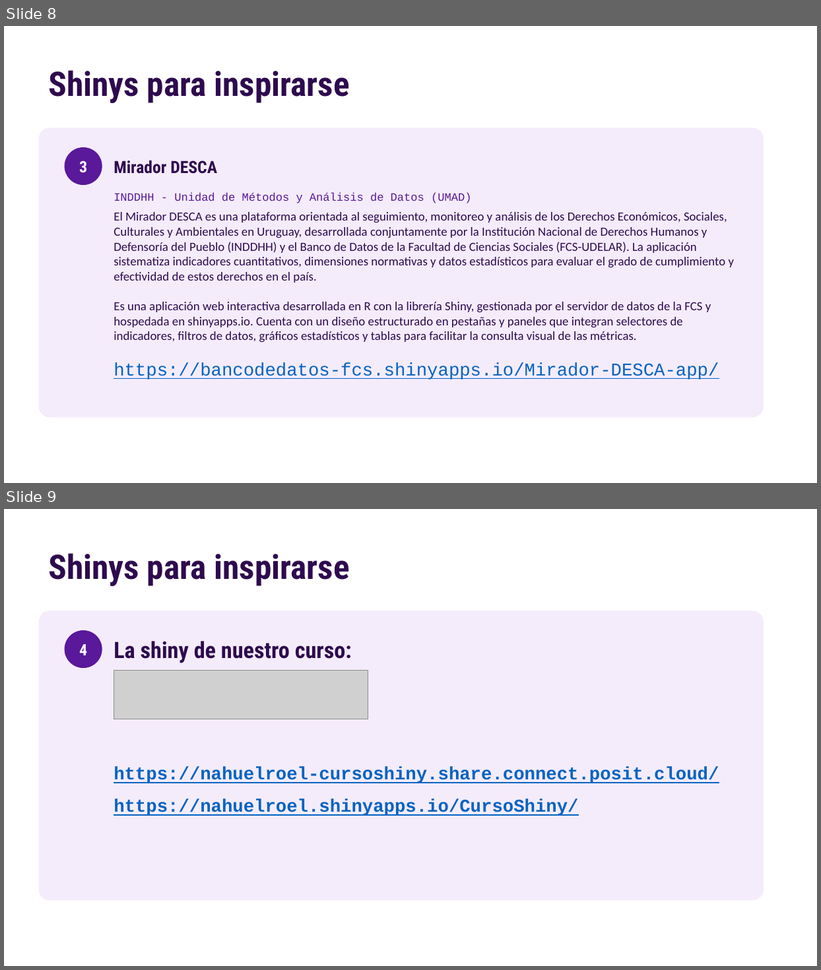
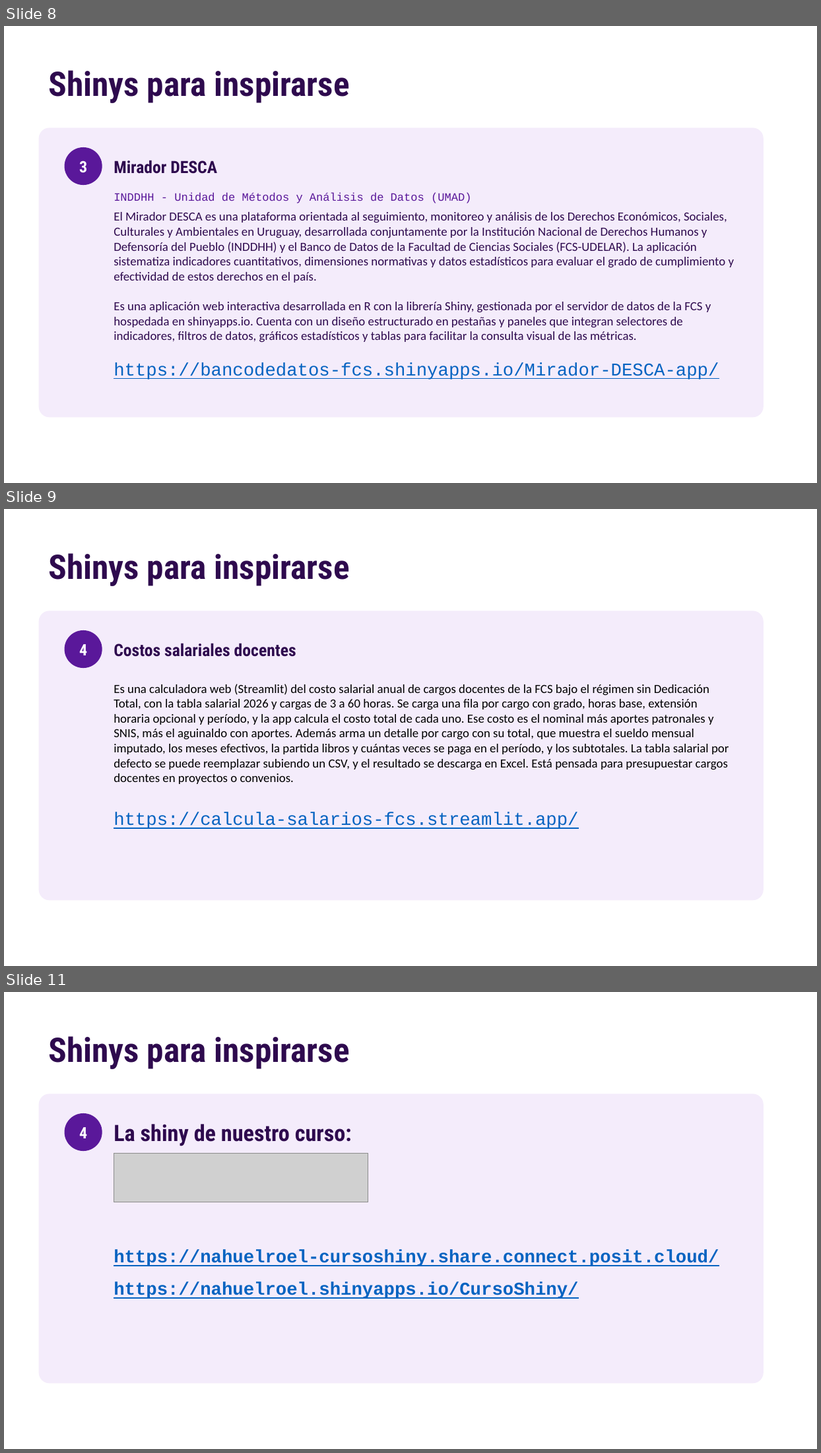
Before and after one commit to nahura99/visualizacion_datos_shiny, a slide deck: clase1/clase1.pptx. Shown one above the other, each under a label of ours: slides 8 and 9 before the commit, slides 8, 9 and 11 after it; the slides between them are not shown. The pictures are 821x970 and 821x1453 pixels, drawn with LibreOffice and Linux fonts; fonts in the diff are those of the drawing; grey boxes stand for pictures. Boxes give left, top, right and bottom in pixels: in the first picture for what was removed or moved away, otherwise in the second. Text is boxed around its words. In the diff, an @@ line names an element or a change of style, - is before the commit and + after.

```diff
--- a/clase1/clase1.pptx
+++ b/clase1/clase1.pptx
@@ slide 9 added at box(4, 509, 817, 966), background #FFFFFF @@
@@ text added at box(49, 553, 350, 586), 30 pt, text #2E0A4E, bold @@
+Shinys para inspirarse
@@ rounded rectangle added at box(39, 611, 762, 900), fill #F4ECFB, outline #F4ECFB 1 pt @@
@@ ellipse added at box(65, 631, 102, 667), fill #5A189A, outline #5A189A 1 pt @@
@@ text added at box(79, 644, 87, 656), 14 pt, text #FFFFFF, bold @@
+4
@@ text added at box(114, 643, 296, 657), 15 pt, text #2E0A4E, bold @@
+Costos salariales docentes
@@ text added at box(114, 684, 729, 784), 11 pt, text #000000 @@
+Es una calculadora web (Streamlit) del costo salarial anual de cargos docentes de la FCS bajo el régimen sin Dedicación Total, con la tabla salarial 2026 y cargas de 3 a 60 horas. Se carga una fila por cargo con grado, horas base, extensión horaria opcional y período, y la app calcula el costo total de cada uno. Ese costo es el nominal más aportes patronales y SNIS, más el aguinaldo con aportes. Además arma un detalle por cargo con su total, que muestra el sueldo mensual imputado, los meses efectivos, la partida libros y cuántas veces se paga en el período, y los subtotales. La tabla salarial por defecto se puede reemplazar subiendo un CSV, y el resultado se descarga en Excel. Está pensada para presupuestar cargos docentes en proyectos o convenios.
@@ text added at box(114, 813, 578, 829), 16 pt, text #0563C1, underline @@
+https://calcula-salarios-fcs.streamlit.app/
@@ what was slide 9 is now slide 11 @@
```
Also in this commit, not shown: 4 slides changed, 1 other slide added, 1 slide removed, 1 other file.
